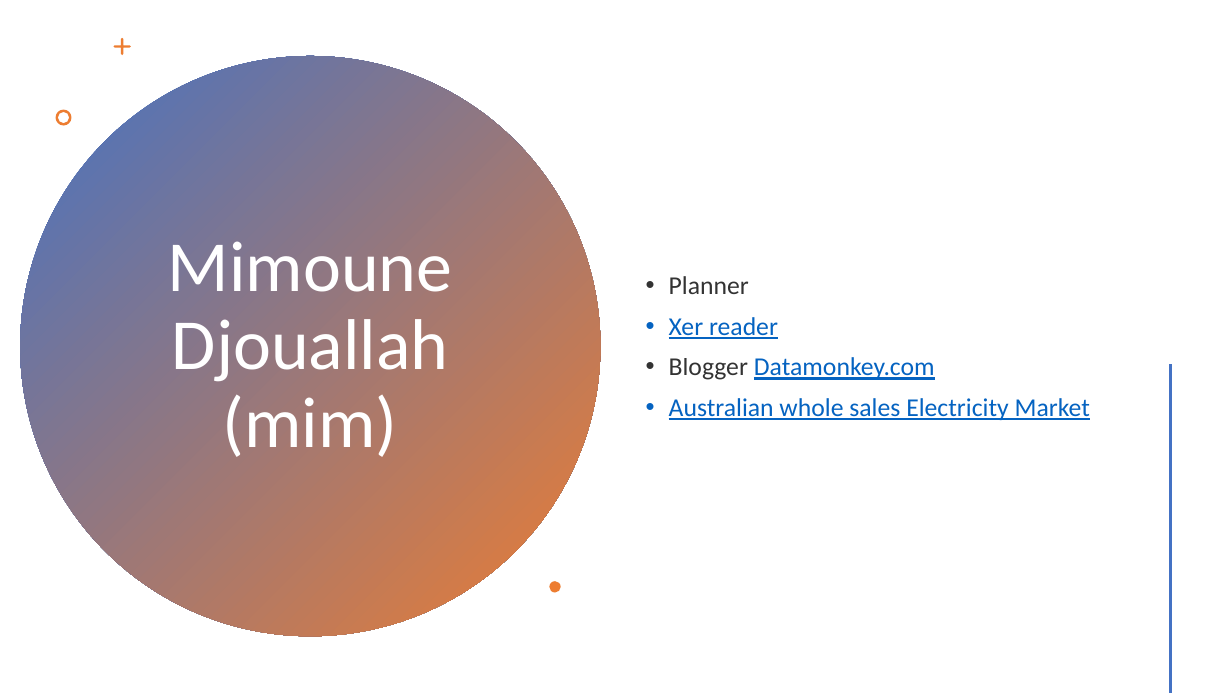
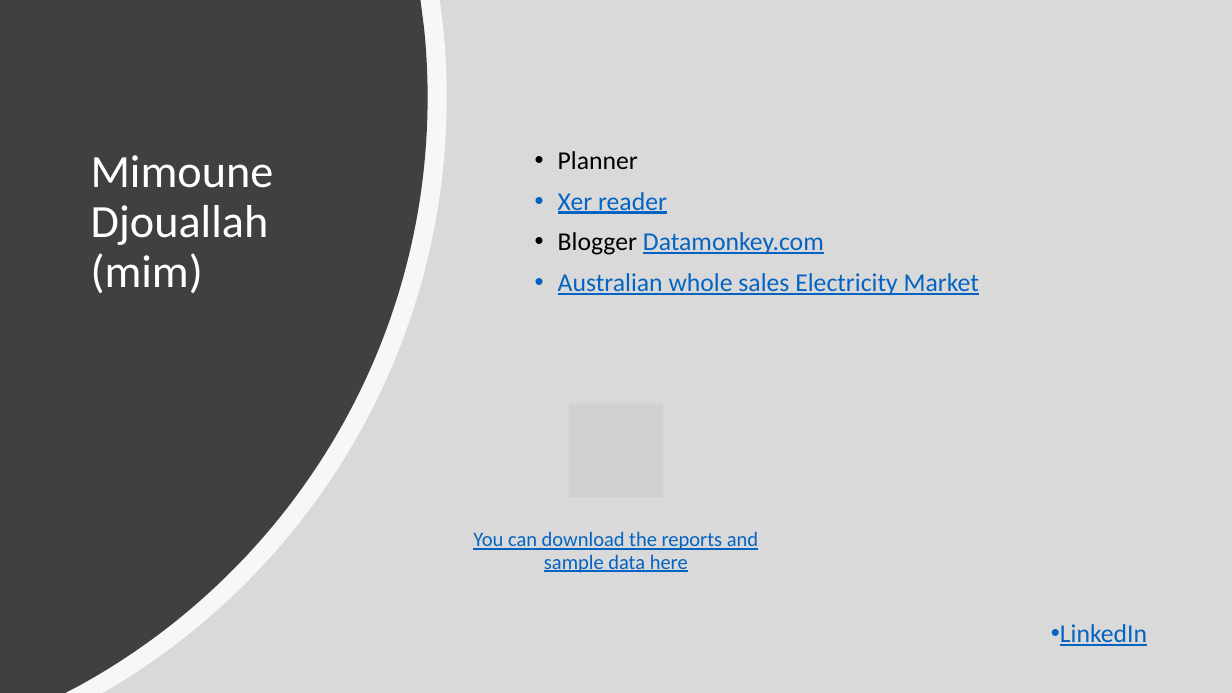
Before and after one commit to djouallah/projectcontrolpresentation, a slide deck: slide 1 of PowerBI as an integration tool in Project Controls.pptx. Drawn at 1232x693 pixels with LibreOffice and Linux fonts; fonts in the diff are those of the drawing; grey boxes stand for pictures. Boxes give left, top, right and bottom in pixels: in the first picture for what was removed or moved away, otherwise in the second. Text is boxed around its words. In the diff, an @@ line names an element or a change of style, - is before the commit and + after.

```diff
--- a/PowerBI as an integration tool in Project Controls.pptx
+++ b/PowerBI as an integration tool in Project Controls.pptx
@@ rectangle added at (0, 0, 1232, 693), fill #D9D9D9 @@
@@ freeform shape added at (0, 0, 447, 693), fill #FFFFFF at 80% opacity @@
@@ freeform shape added at (0, 0, 428, 693), fill #404040 @@
@@ ellipse removed at (20, 56, 601, 637) @@
@@ freeform shape removed at (114, 38, 131, 55) @@
@@ freeform shape removed at (55, 110, 71, 126) @@
@@ title "Mimoune Djouallah (mim)": place and size @@
-title "Mimoune Djouallah (mim)" at (168, 241, 452, 457)
+title "Mimoune Djouallah (mim)" at (91, 155, 274, 293)
@@ title "Mimoune Djouallah (mim)" at (91, 155, 274, 293): size 56 to 36 pt; alignment centre to left; vertical alignment middle to top @@
@@ text "Planner": place and size @@
-text "Planner" at (669, 276, 1090, 420)
+text "Planner" at (558, 151, 979, 295)
@@ text "Planner" at (558, 151, 979, 295): vertical alignment middle to top @@
@@ text at (558, 151, 824, 255): text colour #000000 at 80% opacity to #000000 in "Planner", "Blogger" @@
@@ line removed from (1171, 365) to (1171, 692) @@
@@ picture added at (569, 403, 664, 497) @@
@@ text added at (473, 531, 758, 573), 16 pt, text #0563C1, underline @@
+You can download the reports and sample data here
@@ freeform shape removed at (550, 581, 561, 592) @@
@@ text added at (1060, 624, 1147, 646), 20 pt, text #0563C1, underline @@
+• LinkedIn
```
Also in this commit, not shown: 4 other slides changed.
